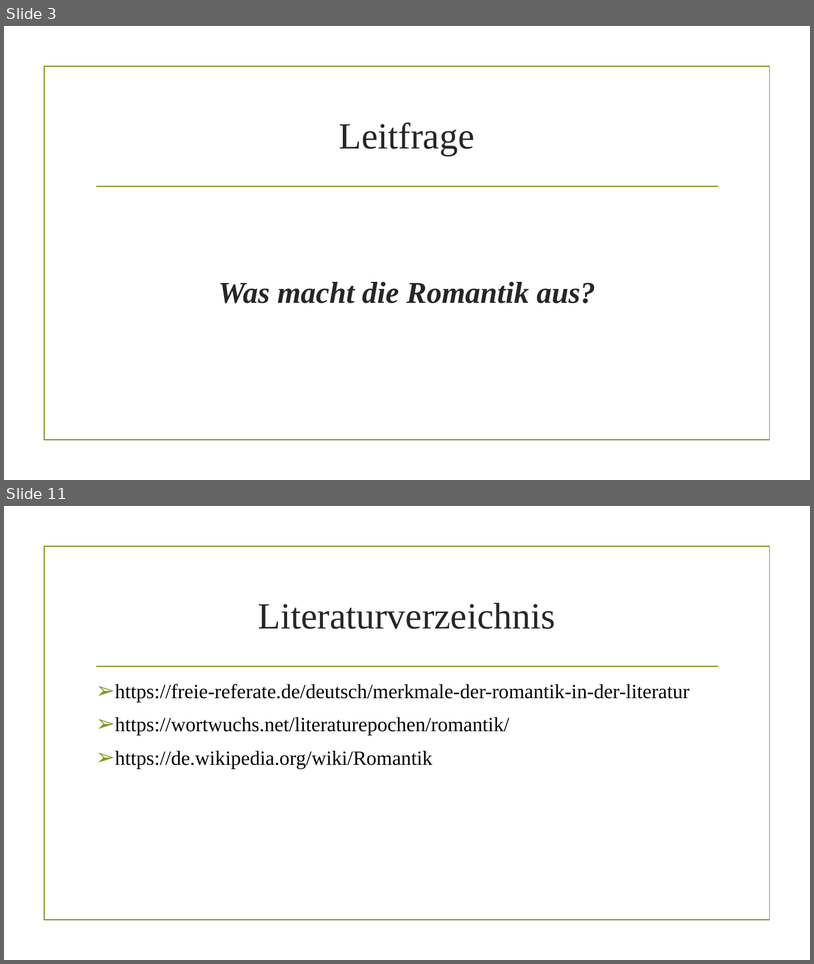
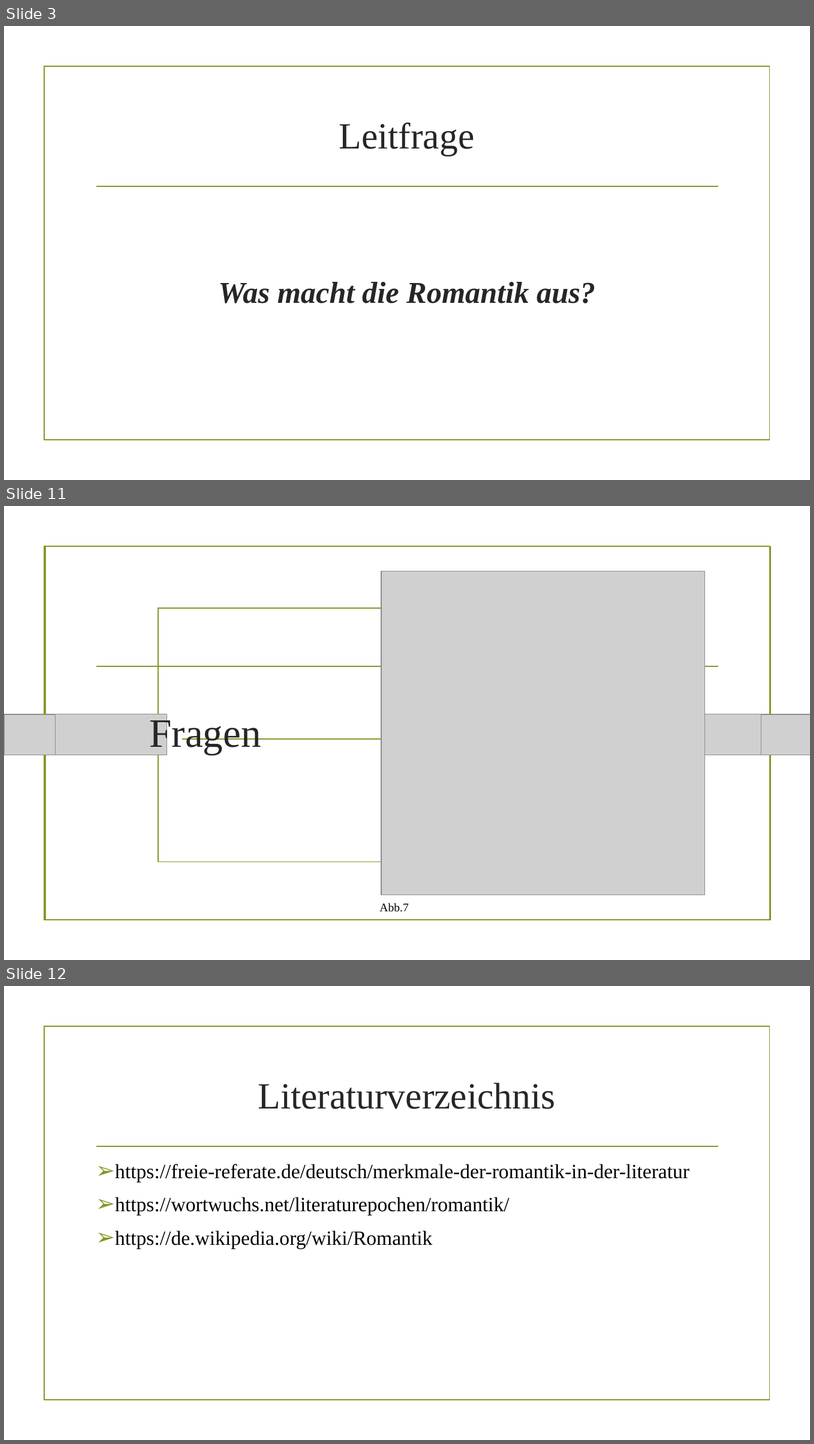
Before and after one commit to AkazeX/Schule, a slide deck: BM/Deutsch/Romantik/Romantik.pptx. Shown one above the other, each under a label of ours: slides 3 and 11 before the commit, slides 3, 11 and 12 after it; the slides between them are not shown. The pictures are 814x964 and 814x1444 pixels, drawn with LibreOffice and Linux fonts; fonts in the diff are those of the drawing; grey boxes stand for pictures; background and template pictures are left out. Boxes give left, top, right and bottom in pixels: in the first picture for what was removed or moved away, otherwise in the second. Text is boxed around its words. In the diff, an @@ line names an element or a change of style, - is before the commit and + after.

```diff
--- a/BM/Deutsch/Romantik/Romantik.pptx
+++ b/BM/Deutsch/Romantik/Romantik.pptx
@@ slide 11 added at <box>4,506,810,960</box>, background picture (left out); not listed: 2 template elements that a slide beside it also shows @@
@@ rectangle added at <box>45,547,771,920</box>, outline #83992A 1.25 pt @@
@@ picture added at <box>381,571,705,894</box> @@
@@ rectangle added at <box>158,608,657,862</box>, outline #83992A 1.25 pt @@
@@ picture added at <box>4,714,167,754</box> @@
@@ picture added at <box>4,715,56,754</box> @@
@@ title added at <box>149,715,261,754</box>, 48 pt, text #262626 @@
+Fragen
@@ picture added at <box>648,714,810,754</box> @@
@@ picture added at <box>761,715,810,754</box> @@
@@ line added from (182, 739) to (633, 739), #83992A 1.25 pt @@
@@ text added at <box>380,903,408,912</box>, 14 pt, text #000000 @@
+Abb.7
@@ what was slide 11 is now slide 12 @@
```
Also in this commit, not shown: 8 slides changed, 1 other slide added, 1 slide removed, 5 other files.
